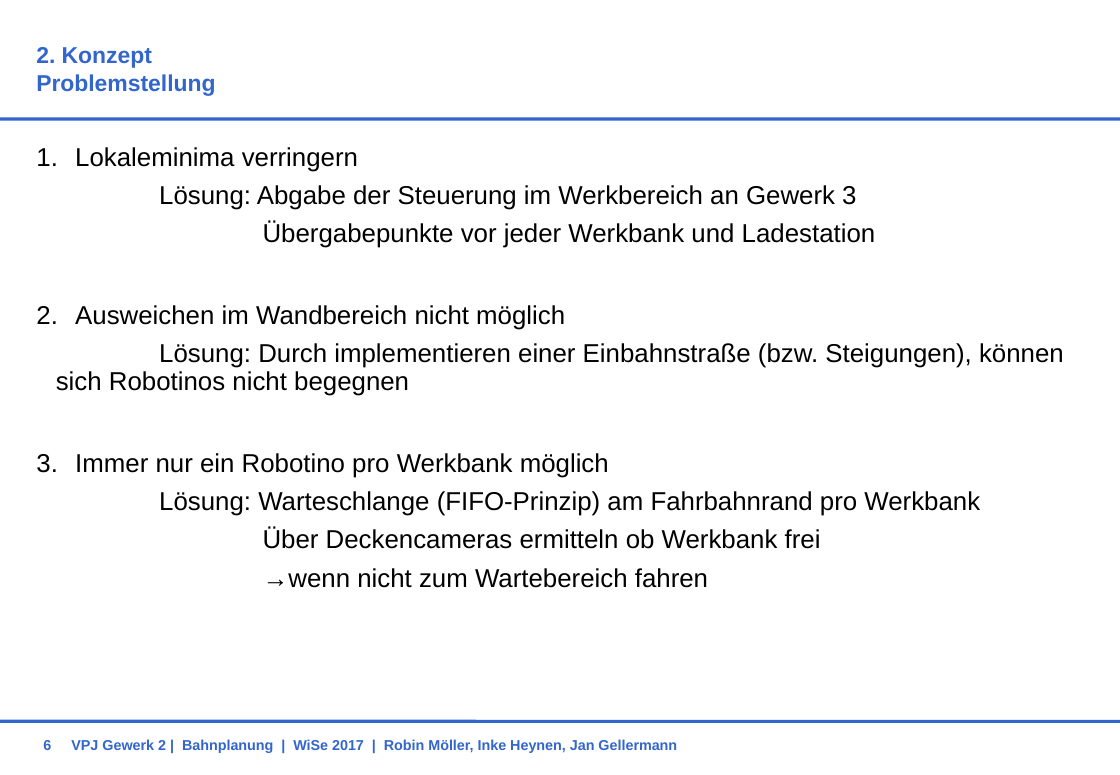
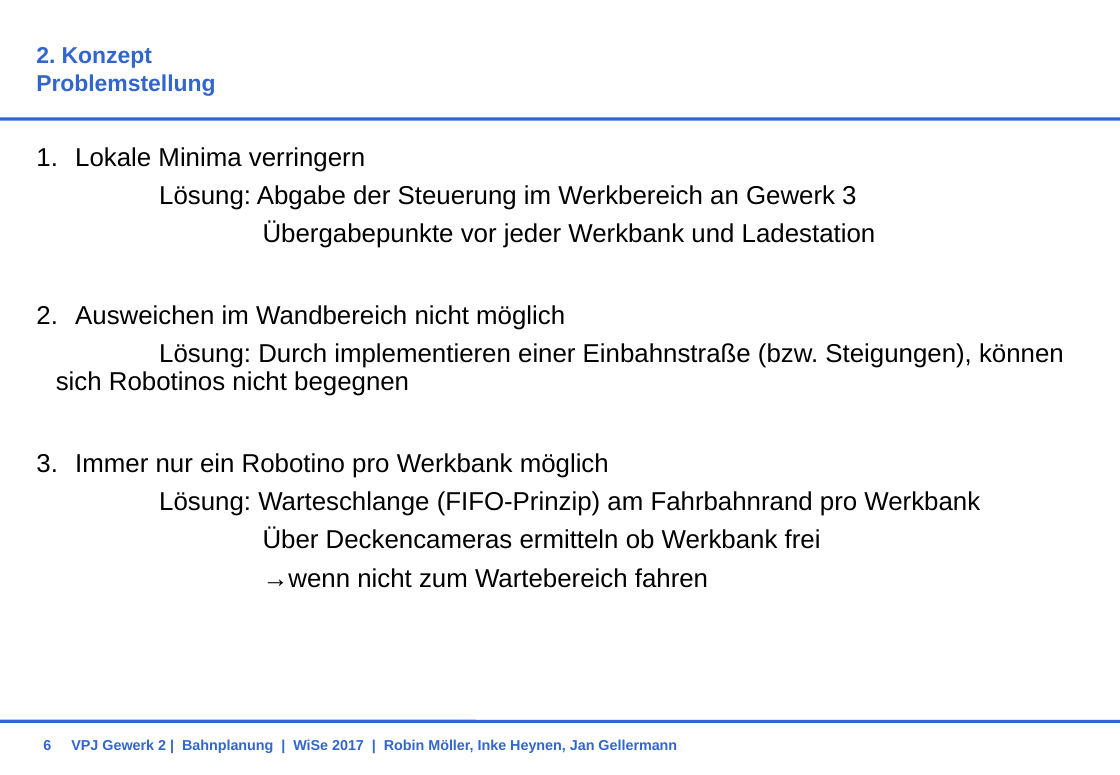
Before and after one commit to RobinMoeller/VPJ-Gewerk-2, a slide deck: slide 6 of Präsi_Konzept.pptx. Drawn at 1120x775 pixels with LibreOffice and Linux fonts; fonts in the diff are those of the drawing; background and template pictures are left out. Boxes give left, top, right and bottom in pixels: in the first picture for what was removed or moved away, otherwise in the second. Text is boxed around its words. In the diff, an @@ line names an element or a change of style, - is before the commit and + after.

Commit message:
Korrigiert

```diff
--- a/Präsi_Konzept.pptx
+++ b/Präsi_Konzept.pptx
@@ text at box(75, 147, 365, 172): text changed @@
-  1. Lokaleminima verringern
+  1. Lokale Minima verringern
```
